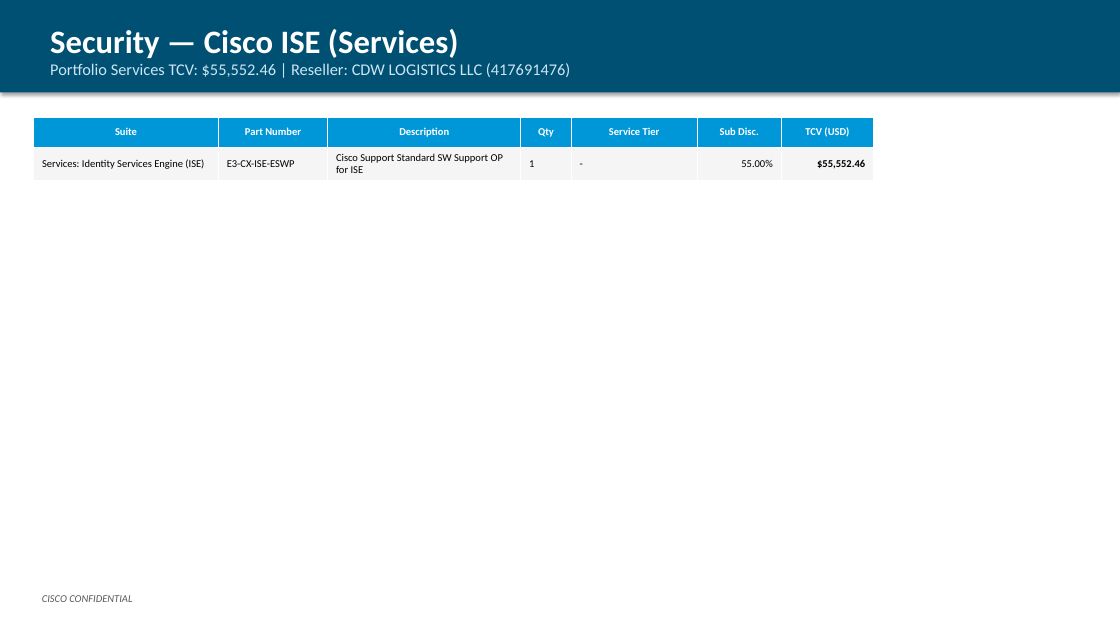
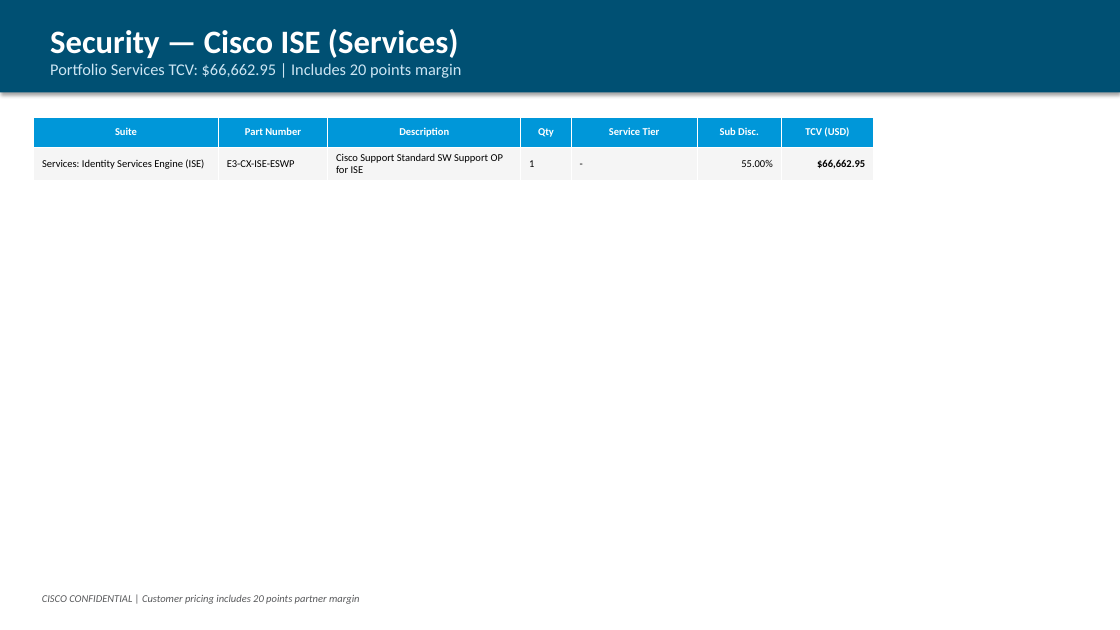
Before and after one commit to chchilds/cxvx, a slide deck: slide 6 of output/HALIFAX_HEALTH_CARE_SYSTEMS_INC_EA_Proposal_9327623.pptx. Drawn at 1120x630 pixels with LibreOffice and Linux fonts; fonts in the diff are those of the drawing. Boxes give left, top, right and bottom in pixels: in the first picture for what was removed or moved away, otherwise in the second. Text is boxed around its words. In the diff, an @@ line names an element or a change of style, - is before the commit and + after.

```diff
--- a/output/HALIFAX_HEALTH_CARE_SYSTEMS_INC_EA_Proposal_9327623.pptx
+++ b/output/HALIFAX_HEALTH_CARE_SYSTEMS_INC_EA_Proposal_9327623.pptx
@@ text at bbox=[50, 63, 461, 78]: text changed @@
-Portfolio Services TCV: $55,552.46 | Reseller: CDW LOGISTICS LLC (417691476)
+Portfolio Services TCV: $66,662.95 | Includes 20 points margin
@@ table at bbox=[34, 118, 874, 177] @@
-row 2, column 7: $55,552.46
+row 2, column 7: $66,662.95
@@ text at bbox=[42, 595, 360, 604]: text changed @@
-CISCO CONFIDENTIAL
+CISCO CONFIDENTIAL | Customer pricing includes 20 points partner margin
```
Also in this commit, not shown: 7 other slides changed.
